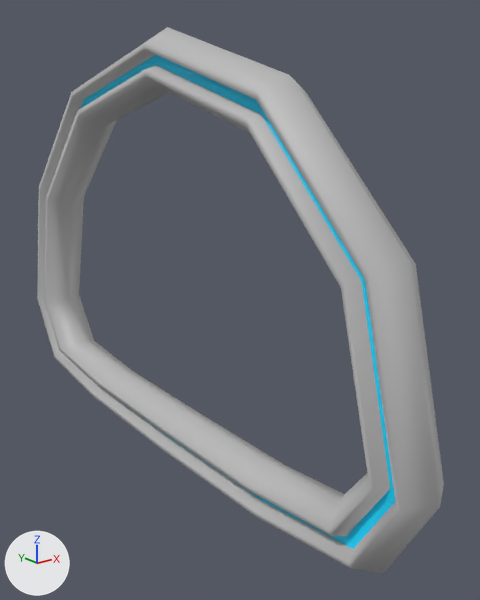
One commit to the FBX model Assets/Graphics/Models/Track/Flightmode Transition/transSmallRingFlight.fbx: the scene before it, then after it.
One viewpoint serves both versions: a 50 mm camera at (-0.1947, -0.1555, 0.0894) aimed at (-0.0817, -0.0142, 0.0329). The axes (+X, +Y, +Z) are drawn at lower left. The lights are the same throughout. Where no turn or scale is listed for an object, it has been applied to the vertices.

In view in the first picture: 'transSmallRingFlight'.
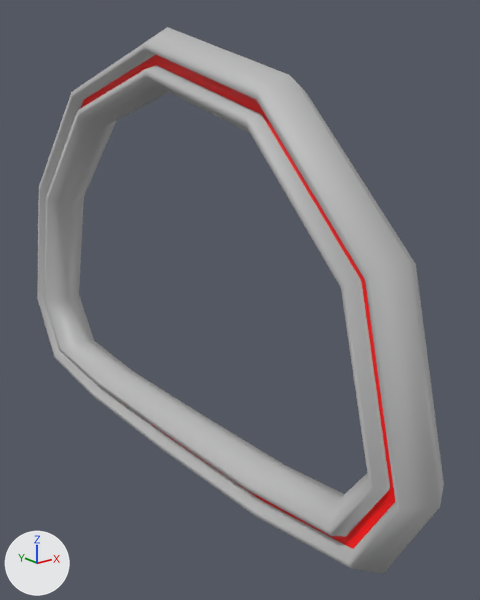
What differs and where, as boxes [x1, y1, x2, y2] in the pictures (480 x 600 px):
part 1 of me_mesh, recoloured (cyan to red): [80, 55, 395, 549] in both

Edits to the bpy script that builds the scene:
```text
Add mat_trackneon:
    mat_trackneon = principled_material('trackNeon')
    mat_trackneon.base_color = (1.0, 0.0, 0.0)  # red #ff0000
Change me_mesh:
    where me_mesh.from_pydata(...)  # 168 vertices, 168 faces; spans x -0.101..-0.087, y -0.092..0.092, z -0.018..0.105
    used by ob_transsmallringflight; location = (0.0, 0.0, 0.0)
    me_mesh part 1: all 24 faces that had it switch from mat_trackneonmat (cyan #00d3ff) to mat_trackneon (red #ff0000)
```
